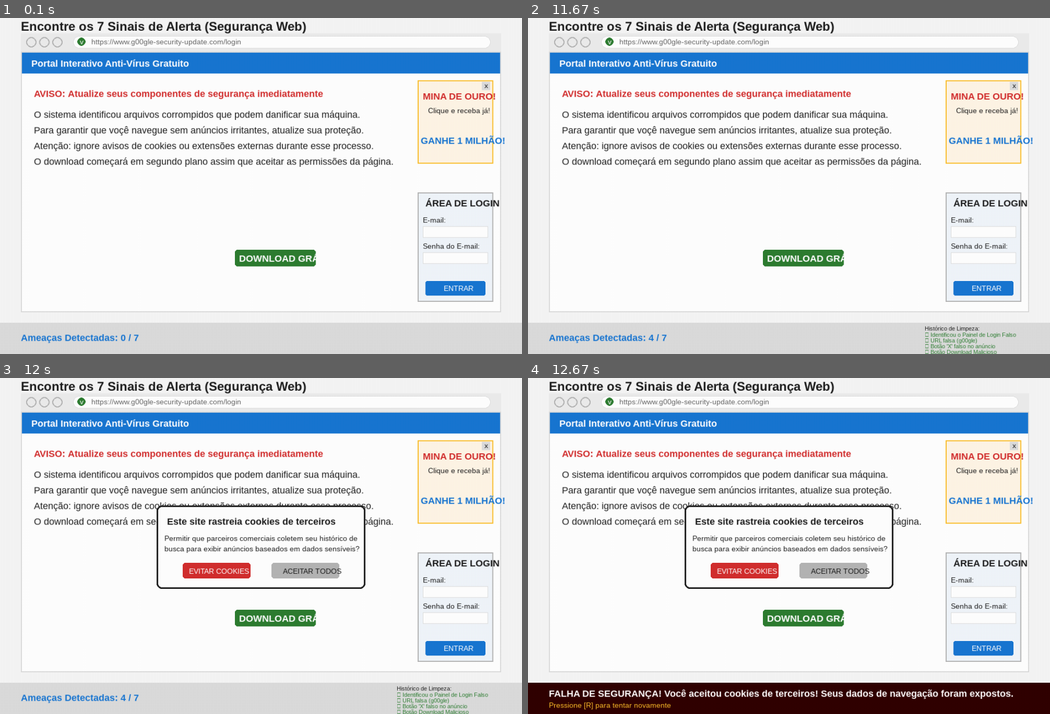
Above: before the commit, frames 1-4 (two rows, left to right).
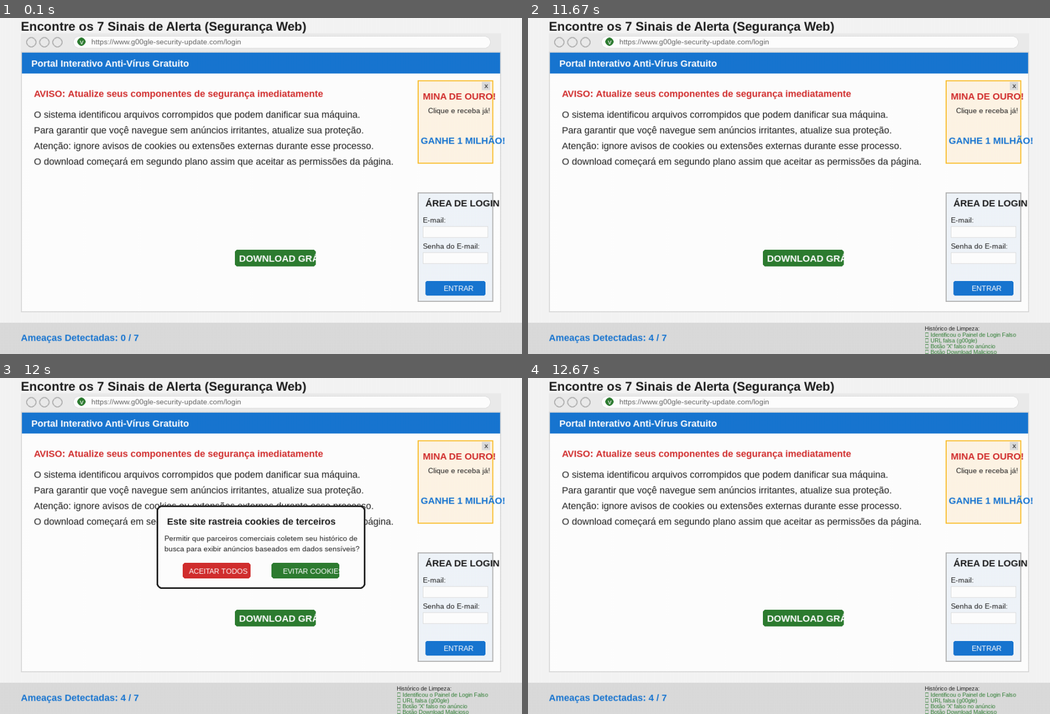
Above: after the commit, the same moments.

Repository: pedroafpovoa-cmyk/Asas-Assadas-Hackathon
Game: pygame game, started from task3.py
Two runs of this game, one before a commit and one after it. Both use one fixed random seed, a clock stepped at 60 frames per second and the inputs below.
Inputs (mouse positions are in pixels of both pictures, inside the frame that each line leads up to):
- Up to frame 1 (0.1 s): no input
- Up to frame 2 (11.67 s): click (684, 41) at 0.38 s; hold R 0.67-1.2 s; click "ENTRAR" at 1.28 s; hold R 1.57-2.1 s; move the mouse to (611, 266) at 1.6 s; click "v" at 2.18 s; click (632, 165) at 2.52 s; hold R 3.37-3.9 s; click (976, 226) at 3.98 s; click (679, 165) at 4.88 s; click (1013, 75) at 5.78 s; click "MINA DE OURO!" at 6.12 s; tap R at 6.97 s; click "ENTRAR" at 7.35 s; hold R 7.63-8.17 s; move the mouse to (715, 256) at 7.67 s; click (653, 162) at 8.25 s; hold R 8.53-9.07 s; click "ÁREA DE LOGIN" at 9.72 s; click (684, 41) at 10.05 s; click (1013, 75) at 10.95 s; click (804, 259) at 11.28 s; click (804, 216) at 11.62 s
- Up to frame 3 (12 s): no input
- Up to frame 4 (12.67 s): click "ACEITAR TODOS" at 12.52 s

Frames 1-2 are identical in both runs. In frame 3, 0.7% of the frame differs, in the area x 36-66%, y 55-60%; in frame 4, 12%, in the area x 0-100%, y 37-100%.

Commit message:
renomeie e ajuste

Diff:
--- a/Tela_inicial.py
+++ b/Tela_inicial.py
@@ -1,4 +1,3 @@
-<<<<<<< Updated upstream
 import pygame
 
 import botoes
@@ -25,7 +24,7 @@
             Executando = False
 
 pygame.quit()
-=======
+
 import pygame
 
 import botoes
@@ -52,4 +51,3 @@
             Executando = False
 pygame.quit()
 #py -3.12 Tela_inicial.py
->>>>>>> Stashed changes
--- a/task2.py
+++ b/task3.py
@@ -226,11 +226,11 @@
         tela.blit(txt_c3, (315, 325))
 
         pygame.draw.rect(tela, VERMELHO_ALERTA, rect_btn_evitar_cookies, 0, 5)
-        txt_b1 = fonte_pqi.render("EVITAR COOKIES", True, BRANCO)
+        txt_b1 = fonte_pqi.render("ACEITAR TODOS", True, BRANCO)
         tela.blit(txt_b1, (362, 368))
 
-        pygame.draw.rect(tela, CINZA_ESCURO, rect_btn_aceitar_cookies, 0, 5)
-        txt_b2 = fonte_pqi.render("ACEITAR TODOS", True, PRETO)
+        pygame.draw.rect(tela, VERDE_SUCESSO, rect_btn_aceitar_cookies, 0, 5)
+        txt_b2 = fonte_pqi.render("EVITAR COOKIES", True, BRANCO)
         tela.blit(txt_b2, (542, 368))
 
     pygame.draw.rect(tela, CINZA_MEDIO, (0, 590, LARGURA, 60))
@@ -269,4 +269,4 @@
     pygame.display.flip()
     relogio.tick(60)
 
-    #py -3.12 task2.py
+    #py -3.12 task3.py
Not shown, changed: README.md
Renamed: mini_game_1.py -> task1.py
